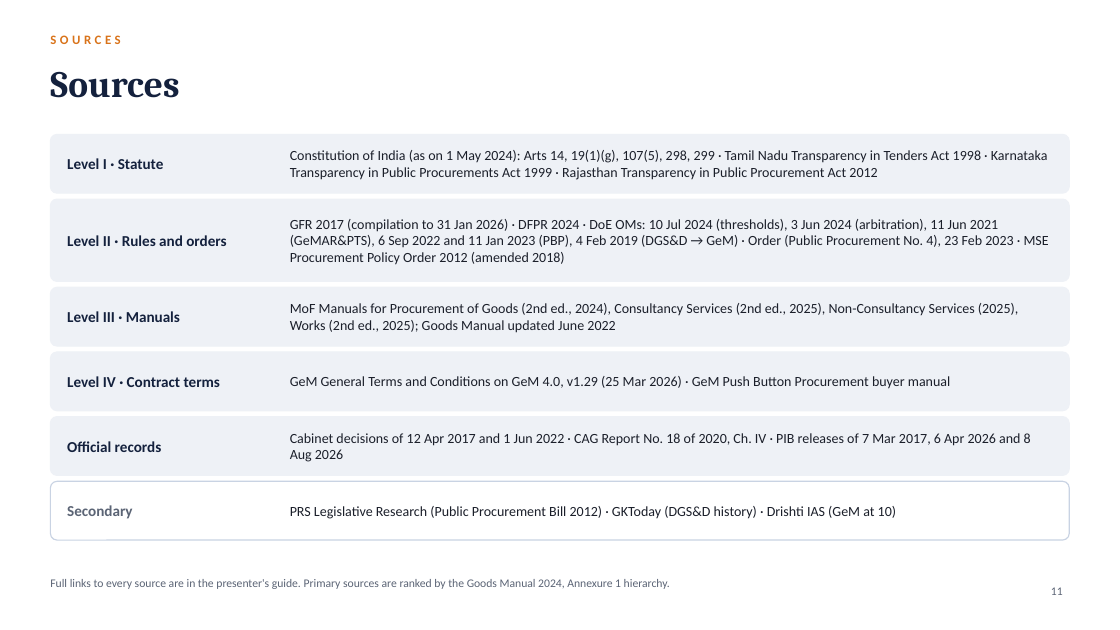
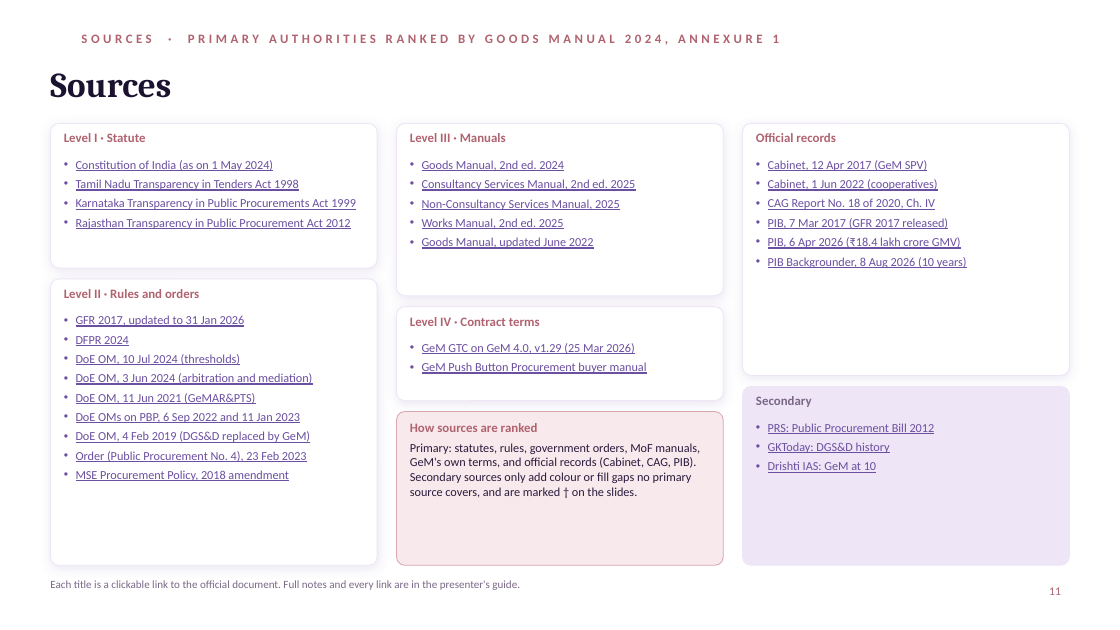
Before and after one commit to Sub-afk/Subbu-Claude, a slide deck: slide 11 of gem-presentation/GeM_Presentation.pptx. Drawn at 1120x630 pixels with LibreOffice and Linux fonts; fonts in the diff are those of the drawing; background and template pictures are left out. Boxes give left, top, right and bottom in pixels: in the first picture for what was removed or moved away, otherwise in the second. Text is boxed around its words. In the diff, an @@ line names an element or a change of style, - is before the commit and + after.

```diff
--- a/gem-presentation/GeM_Presentation.pptx
+++ b/gem-presentation/GeM_Presentation.pptx
@@ title "Sources" at (50,73,171,98): size 32 to 30 pt, text colour #14213D to #1B1230 @@
@@ text at (81,34,779,45): text changed; text colour #D9731A to #B0636F @@
-SOURCES
+SOURCES · PRIMARY AUTHORITIES RANKED BY GOODS MANUAL 2024, ANNEXURE 1
@@ fill #EEF1F6 to #FFFFFF; outline #EEF1F6 1 pt to #EEE6F6 0.75 pt; shadow on; proportions changed in 3 elements at (397,307,723,401), (397,124,723,296), (50,124,377,268) @@
@@ rounded rectangle: place and size @@
-rounded rectangle at (50,134,1070,193)
+rounded rectangle at (50,124,377,268)
@@ rounded rectangle: place and size @@
-rounded rectangle at (50,287,1070,346)
+rounded rectangle at (397,124,723,296)
@@ text "Level III · Manuals": place and size @@
-text "Level III · Manuals" at (67,311,180,322)
+text "Level III · Manuals" at (410,133,506,142)
@@ rounded rectangle added at (743,124,1070,376), fill #FFFFFF, outline #EEE6F6 0.75 pt @@
@@ size 13 to 11 pt, text colour #14213D to #B0636F; vertical alignment middle to top in 5 elements at (64,133,146,142), (64,289,199,298), (410,133,506,142), (410,317,540,326), (756,133,836,142) @@
@@ text "Official records": place and size @@
-text "Official records" at (67,441,162,452)
+text "Official records" at (756,133,836,142)
@@ text at (76,160,356,229): text changed; size 12 to 10.5 pt; text colour #1B1F2A to #6B4FA0 @@
-Constitution of India (as on 1 May 2024): Arts 14, 19(1)(g), 107(5), 298, 299 · Tamil Nadu Transparency in Tenders Act 1998 · Karnataka Transparency in Public Procurements Act 1999 · Rajasthan Transparency in Public Procurement Act 2012
+• Constitution of India (as on 1 May 2024)
+• Tamil Nadu Transparency in Tenders Act 1998
+• Karnataka Transparency in Public Procurements Act 1999
+• Rajasthan Transparency in Public Procurement Act 2012
@@ text at (422,160,636,249): text changed; size 12 to 10.5 pt; text colour #1B1F2A to #6B4FA0 @@
-MoF Manuals for Procurement of Goods (2nd ed., 2024), Consultancy Services (2nd ed., 2025), Non-Consultancy Services (2025), Works (2nd ed., 2025); Goods Manual updated June 2022
+• Goods Manual, 2nd ed. 2024
+• Consultancy Services Manual, 2nd ed. 2025
+• Non-Consultancy Services Manual, 2025
+• Works Manual, 2nd ed. 2025
+• Goods Manual, updated June 2022
@@ text at (768,160,967,268): text changed; size 12 to 10.5 pt; text colour #1B1F2A to #6B4FA0 @@
-Cabinet decisions of 12 Apr 2017 and 1 Jun 2022 · CAG Report No. 18 of 2020, Ch. IV · PIB releases of 7 Mar 2017, 6 Apr 2026 and 8 Aug 2026
+• Cabinet, 12 Apr 2017 (GeM SPV)
+• Cabinet, 1 Jun 2022 (cooperatives)
+• CAG Report No. 18 of 2020, Ch. IV
+• PIB, 7 Mar 2017 (GFR 2017 released)
+• PIB, 6 Apr 2026 (₹18.4 lakh crore GMV)
+• PIB Backgrounder, 8 Aug 2026 (10 years)
@@ rounded rectangle removed at (50,199,1070,281) @@
@@ rounded rectangle added at (50,279,377,565), fill #FFFFFF, outline #EEE6F6 0.75 pt @@
@@ text "Level II · Rules and ...": place and size @@
-text "Level II · Rules and ..." at (67,235,226,246)
+text "Level II · Rules and ..." at (64,289,199,298)
@@ text at (76,315,312,481): text changed; size 12 to 10.5 pt; text colour #1B1F2A to #6B4FA0 @@
-GFR 2017 (compilation to 31 Jan 2026) · DFPR 2024 · DoE OMs: 10 Jul 2024 (thresholds), 3 Jun 2024 (arbitration), 11 Jun 2021 (GeMAR&PTS), 6 Sep 2022 and 11 Jan 2023 (PBP), 4 Feb 2019 (DGS&D → GeM) · Order (Public Procurement No. 4), 23 Feb 2023 · MSE Procurement Policy Order 2012 (amended 2018)
+• GFR 2017, updated to 31 Jan 2026
+• DFPR 2024
+• DoE OM, 10 Jul 2024 (thresholds)
+• DoE OM, 3 Jun 2024 (arbitration and mediation)
+• DoE OM, 11 Jun 2021 (GeMAR&PTS)
+• DoE OMs on PBP, 6 Sep 2022 and 11 Jan 2023
+• DoE OM, 4 Feb 2019 (DGS&D replaced by GeM)
+• Order (Public Procurement No. 4), 23 Feb 2023
+• MSE Procurement Policy, 2018 amendment
@@ rounded rectangle: place and size @@
-rounded rectangle at (50,352,1070,411)
+rounded rectangle at (397,307,723,401)
@@ text "Level IV · Contract terms": place and size @@
-text "Level IV · Contract terms" at (67,376,220,387)
+text "Level IV · Contract terms" at (410,317,540,326)
@@ text at (422,343,647,374): text changed; size 12 to 10.5 pt; text colour #1B1F2A to #6B4FA0 @@
-GeM General Terms and Conditions on GeM 4.0, v1.29 (25 Mar 2026) · GeM Push Button Procurement buyer manual
+• GeM GTC on GeM 4.0, v1.29 (25 Mar 2026)
+• GeM Push Button Procurement buyer manual
@@ rounded rectangle added at (743,386,1070,565), fill #EEE6F6, outline #EEE6F6 0.75 pt @@
@@ rounded rectangle removed at (50,417,1070,476) @@
@@ rounded rectangle added at (397,412,723,565), fill #F8E9EC, outline #D8A7B1 0.75 pt @@
@@ text "Secondary": place and size @@
-text "Secondary" at (67,505,132,519)
+text "Secondary" at (756,396,812,407)
@@ text "Secondary" at (756,396,812,407): size 13 to 11 pt, text colour #5B6475 to #7A6888; vertical alignment middle to top @@
@@ text added at (410,423,700,498), 10.5 pt, text #2A1B3D @@
+How sources are ranked
+Primary: statutes, rules, government orders, MoF manuals, GeM's own terms, and official records (Cabinet, CAG, PIB). Secondary sources only add colour or fill gaps no primary source covers, and are marked † on the slides.
@@ vertical alignment middle to top in 6 elements at (422,343,647,374), (76,160,356,229), (422,160,636,249), (76,315,312,481), (768,160,967,268), (768,423,935,473) @@
@@ text at (768,423,935,473): text changed; size 12 to 10.5 pt; text colour #1B1F2A to #6B4FA0 @@
-PRS Legislative Research (Public Procurement Bill 2012) · GKToday (DGS&D history) · Drishti IAS (GeM at 10)
+• PRS: Public Procurement Bill 2012
+• GKToday: DGS&D history
+• Drishti IAS: GeM at 10
@@ rounded rectangle removed at (50,481,1070,540) @@
@@ text at (50,580,520,590): text changed; size 10 to 9.5 pt; text colour #5B6475 to #7A6888 @@
-Full links to every source are in the presenter's guide. Primary sources are ranked by the Goods Manual 2024, Annexure 1 hierarchy.
+Each title is a clickable link to the official document. Full notes and every link are in the presenter's guide.
@@ page number at (1049,587,1061,595): text colour #5B6475 to #B0636F @@
```
Also in this commit, not shown: 10 other slides changed.
